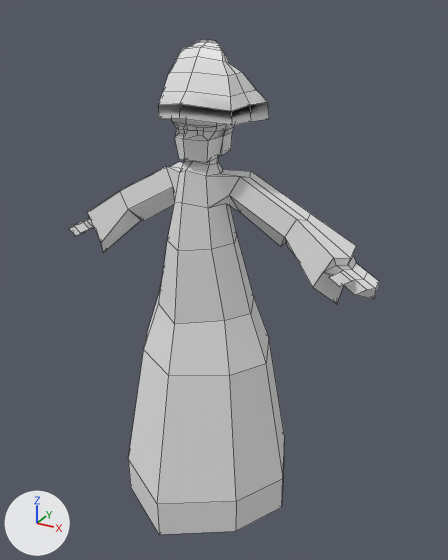
The FBX model Assets/Pesonagens/wizard animation.fbx: old version first, new version second.
The view is the same before and after, from a camera (50 mm lens) standing at (1.374, -2.35, 2.332) and looking at (0.045, 0.067, 1.124). Lighting does not change. The marker at lower left points along +X, +Y and +Z. Mesh edges are drawn as thin lines. Where no turn or scale is listed for an object, it has been applied to the vertices.
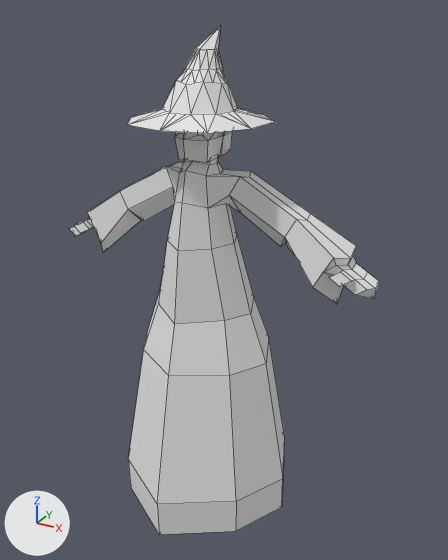
The newer file is also rescaled (x0.01) as a whole; pictures and numbers use the older file's frame.

Pixel boxes [x1, y1, x2, y2] of what changed, in the pictures (448 x 560 px):
'Cube.008', deleted: before [158, 40, 269, 125]
'Icosphere.003', added: after [127, 26, 275, 133]

What changed in the scene script:
```text
Add me_icospheremesh_003:
    me_icospheremesh_003.from_pydata(...)  # 72 vertices, 125 faces; spans x -0.333..0.283, y -0.326..0.305, z 1.893..2.263
Remove ob_cube_008:
    ob_cube_008 = bpy.data.objects.new('Cube.008', me_cube_001mesh_002)
    ob_cube_008.location = (0.0, 0.0, 0.0)
Add ob_icosphere_003:
    ob_icosphere_003 = bpy.data.objects.new('Icosphere.003', me_icospheremesh_003)
    ob_icosphere_003.location = (0.0, 0.0, 0.0)
```
